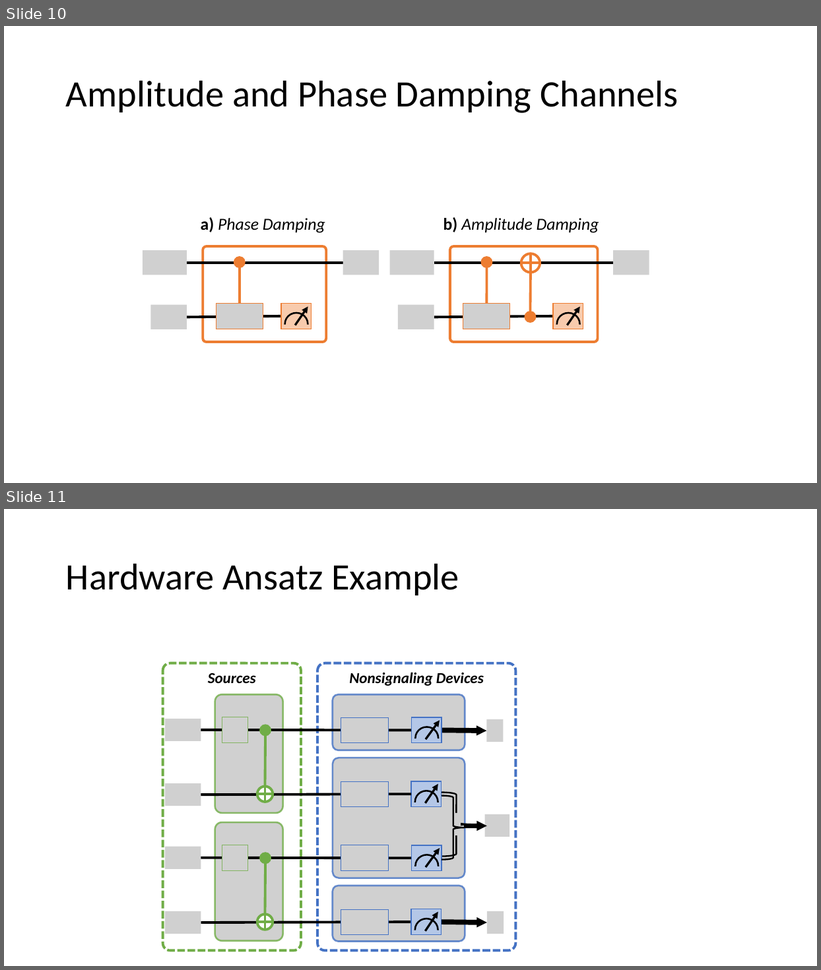
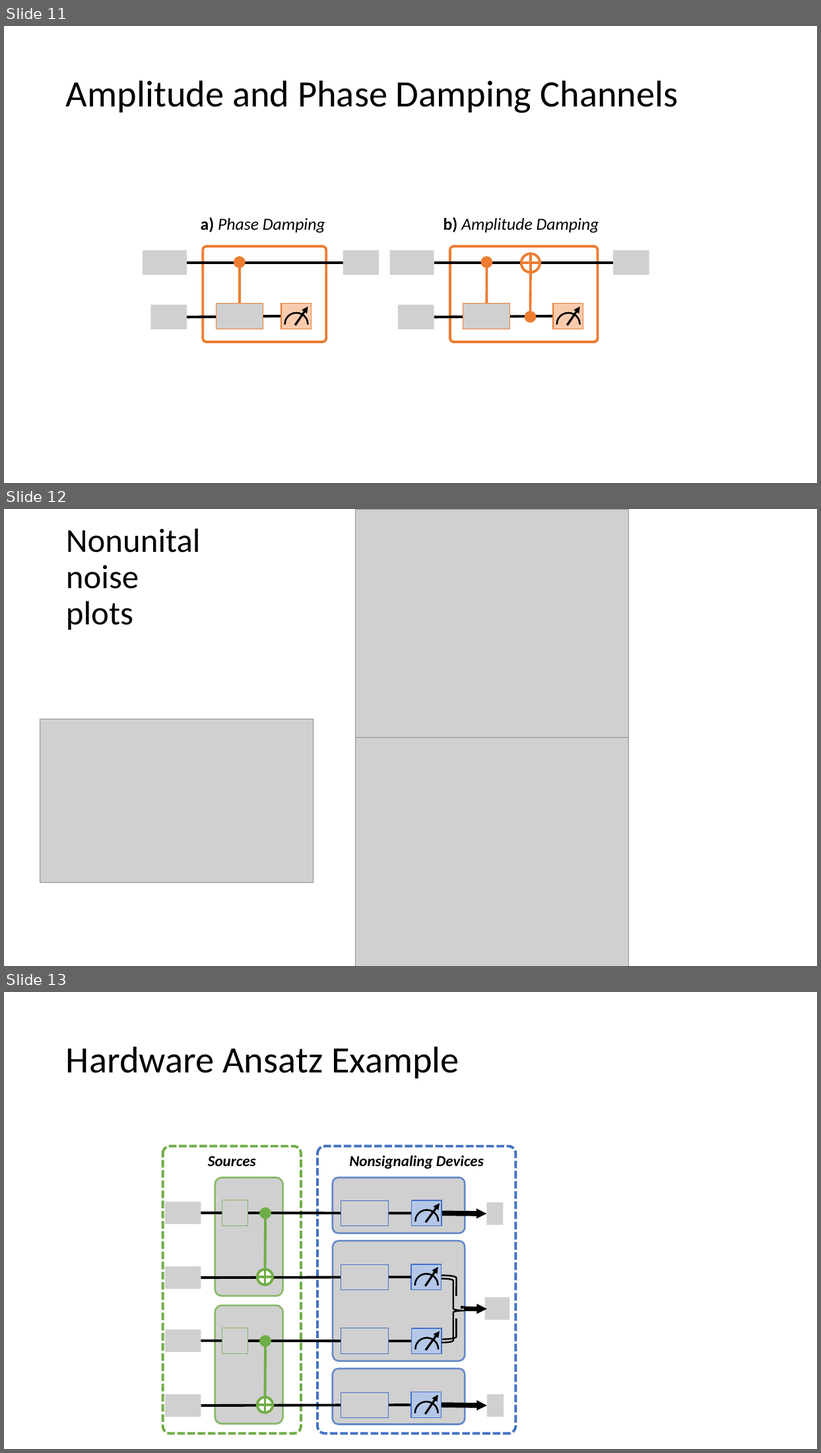
Before and after one commit to ChitambarLab/vqo-nonlocality-noisy-quantum-networks, a slide deck: vqo_noisy_nonlocality_quantum_networks.pptx. Shown one above the other, each under a label of ours: slides 10 and 11 before the commit, slides 11, 12 and 13 after it. The pictures are 821x970 and 821x1453 pixels, drawn with LibreOffice and Linux fonts; fonts in the diff are those of the drawing; grey boxes stand for pictures. Boxes give left, top, right and bottom in pixels: in the first picture for what was removed or moved away, otherwise in the second. Text is boxed around its words. In the diff, an @@ line names an element or a change of style, - is before the commit and + after.

```diff
--- a/vqo_noisy_nonlocality_quantum_networks.pptx
+++ b/vqo_noisy_nonlocality_quantum_networks.pptx
@@ slide 12 added at <box>4,509,817,966</box>, background #FFFFFF @@
@@ title added at <box>66,528,201,630</box>, 39.6 pt, text #000000 @@
+Nonunital noise plots
@@ picture added at <box>355,509,628,738</box> @@
@@ picture added at <box>40,719,314,883</box> @@
@@ picture added at <box>355,738,628,966</box> @@
@@ what was slide 10 is now slide 11 @@
@@ what was slide 11 is now slide 13 @@
```
Also in this commit, not shown: 1 slide changed, 2 other slides added, 55 other files.
